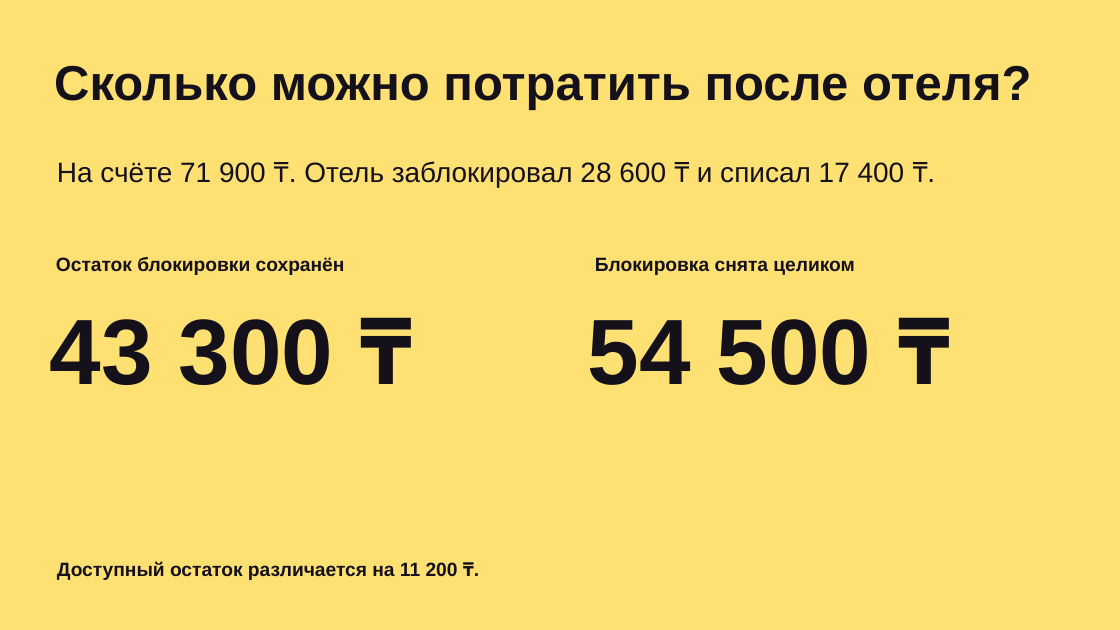
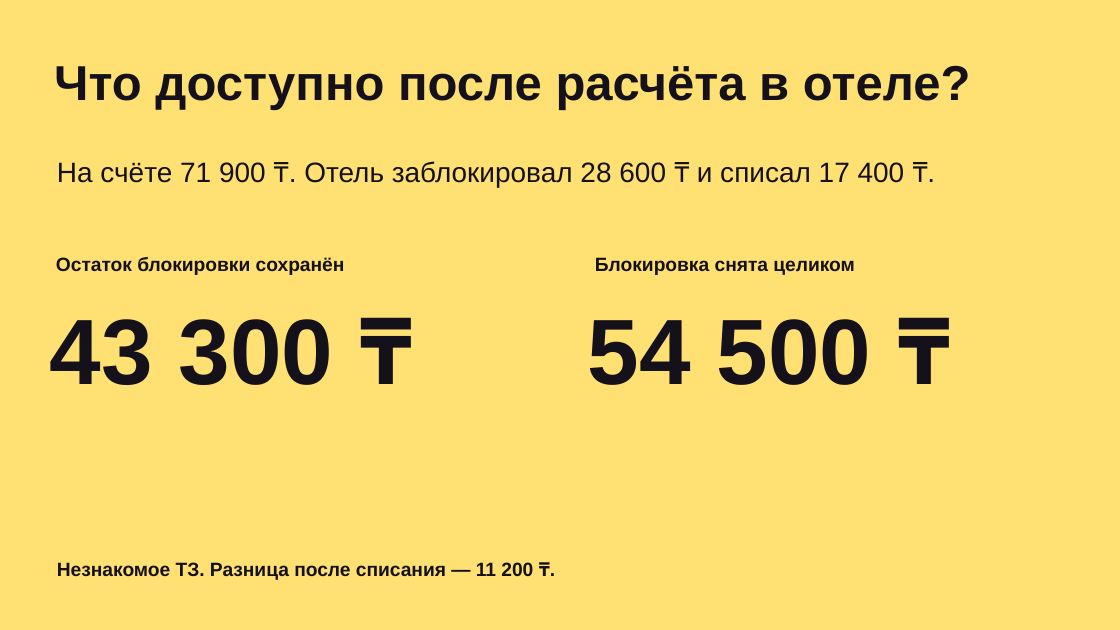
Before and after one commit to gojosatorukz/bcc-requirements-reviewer, a slide deck: slide 6 of presentation/bcc-pitch.pptx (slide 5 before the commit). Drawn at 1120x630 pixels with LibreOffice and Linux fonts; fonts in the diff are those of the drawing. Boxes give left, top, right and bottom in pixels: in the first picture for what was removed or moved away, otherwise in the second. Text is boxed around its words. In the diff, an @@ line names an element or a change of style, - is before the commit and + after.

```diff
--- a/presentation/bcc-pitch.pptx
+++ b/presentation/bcc-pitch.pptx
@@ text at bbox=[54, 65, 971, 111]: text changed @@
-Сколько можно потратить после отеля?
+Что доступно после расчёта в отеле?
@@ text at bbox=[57, 562, 533, 580]: text changed @@
-Доступный остаток различается на 11 200 ₸.
+Незнакомое ТЗ. Разница после списания — 11 200 ₸.
```
Also in this commit, not shown: 3 other slides changed, 1 slide added, 1 other file.
